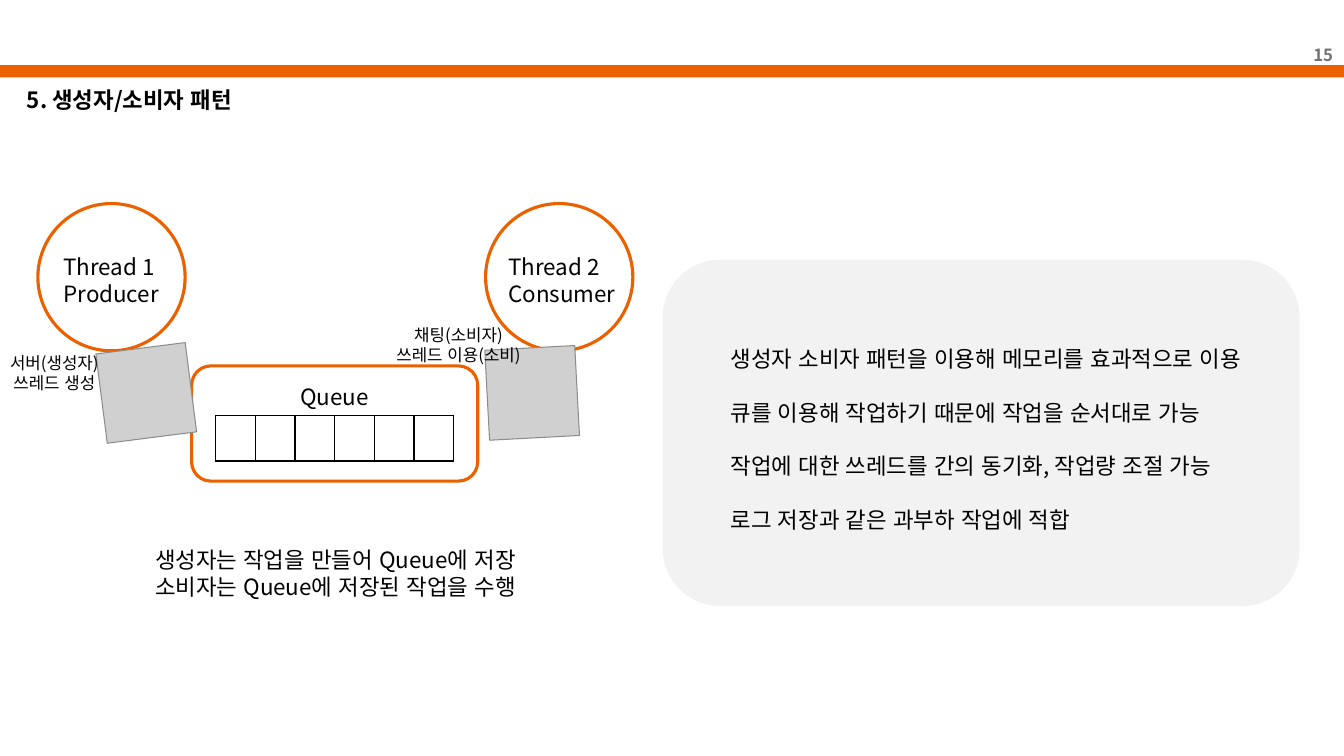
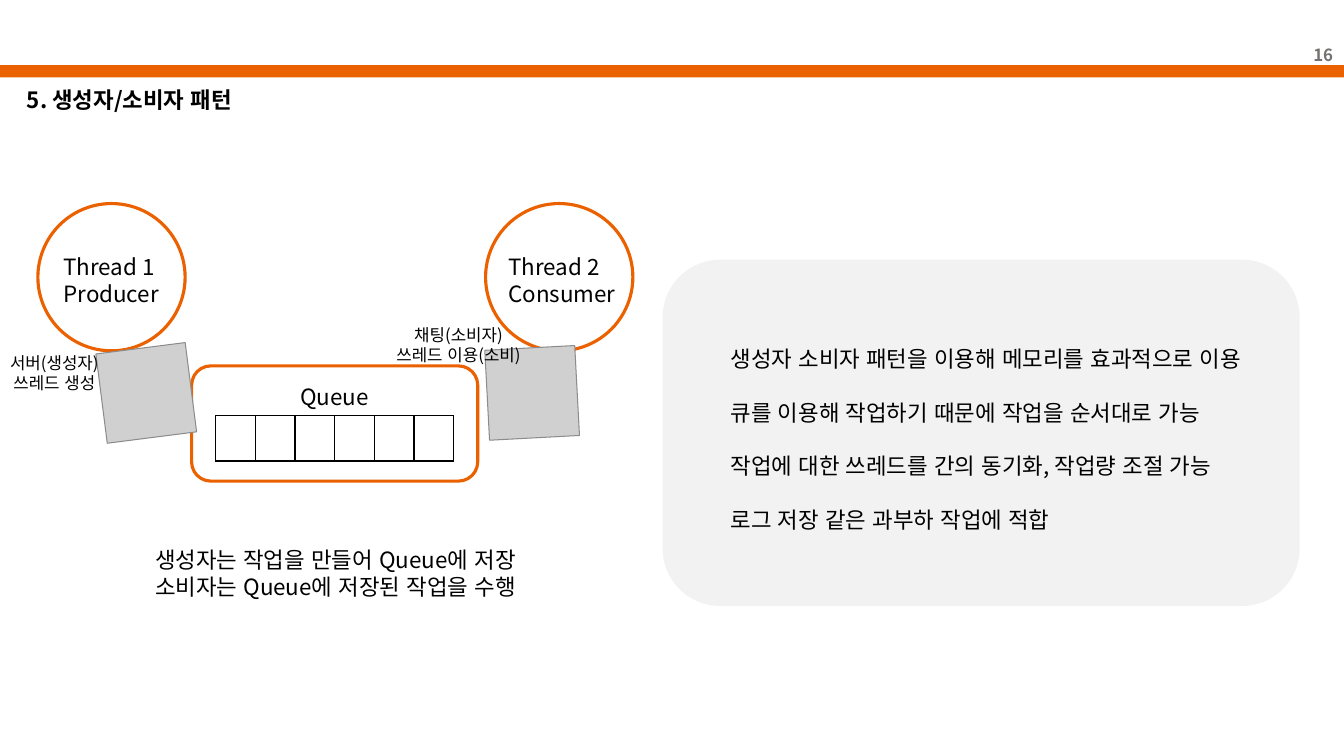
Before and after one commit to lee-jonggu/Oracle-DB, a slide deck: slide 16 of 3차 미니 프로젝트_이종구.pptx (slide 15 before the commit). Drawn at 1344x756 pixels with LibreOffice and Linux fonts; fonts in the diff are those of the drawing; grey boxes stand for pictures; background and template pictures are left out. Boxes give left, top, right and bottom in pixels: in the first picture for what was removed or moved away, otherwise in the second. Text is boxed around its words. In the diff, an @@ line names an element or a change of style, - is before the commit and + after.

```diff
--- a/3차 미니 프로젝트_이종구.pptx
+++ b/3차 미니 프로젝트_이종구.pptx
@@ text at (x1=731, y1=509, x2=1049, y2=530): text changed @@
-로그 저장과 같은 과부하 작업에 적합
+로그 저장 같은 과부하 작업에 적합
```
Also in this commit, not shown: 3 other slides changed, 1 slide added, 1 other file.
